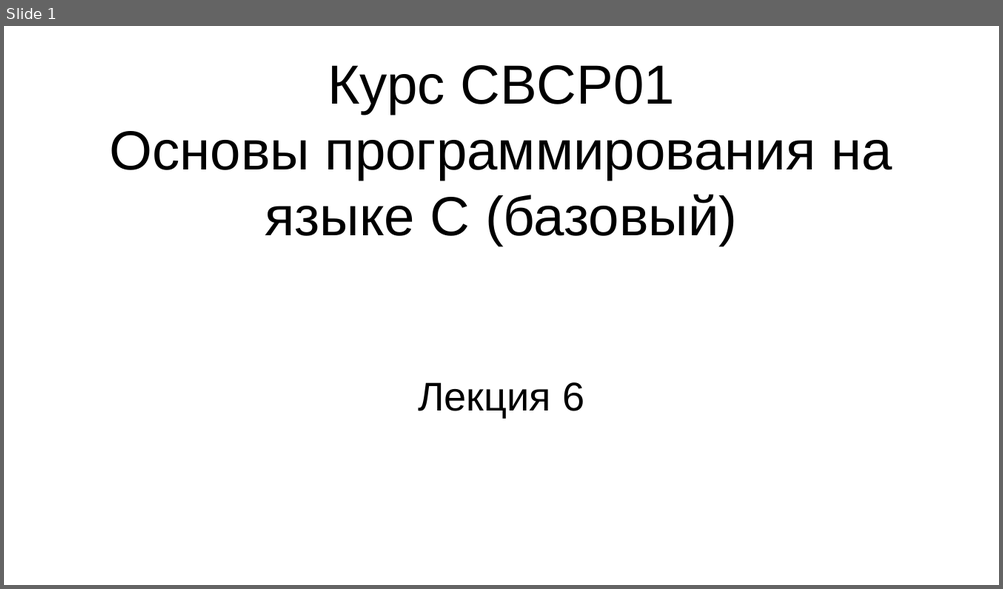
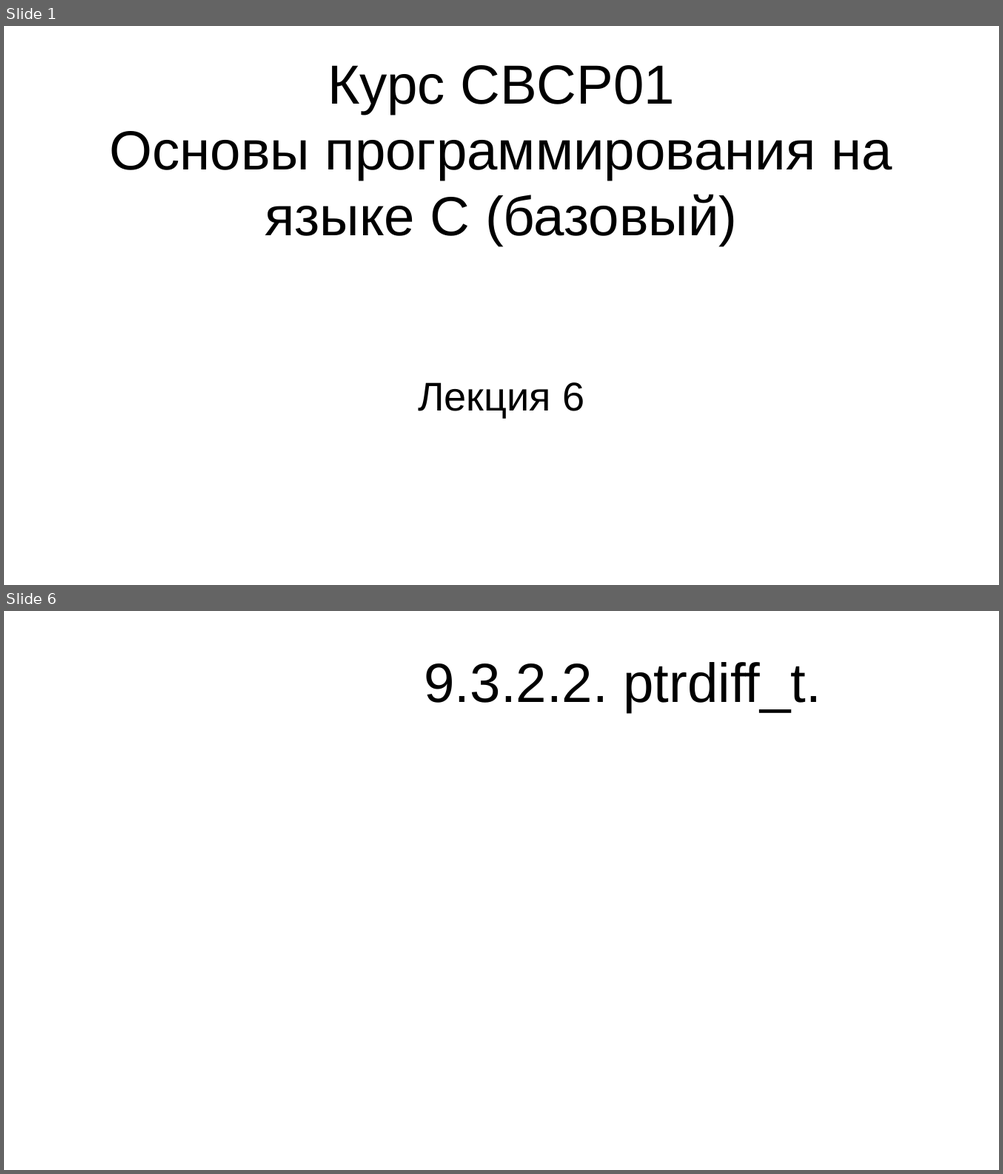
Before and after one commit to steelcraft/stud-lab, a slide deck: Лекции/CBCP01#L6.odp. Shown one above the other, each under a label of ours: slide 1 before the commit, slides 1 and 6 after it; the slides between them are not shown. The pictures are 1003x589 and 1003x1174 pixels, drawn with LibreOffice and Linux fonts; fonts in the diff are those of the drawing. Boxes give left, top, right and bottom in pixels: in the first picture for what was removed or moved away, otherwise in the second. Text is boxed around its words. In the diff, an @@ line names an element or a change of style, - is before the commit and + after.

```diff
--- a/Лекции/CBCP01#L6.odp
+++ b/Лекции/CBCP01#L6.odp
@@ slide 6 added at bbox=[4, 611, 999, 1170], background #FFFFFF @@
@@ title added at bbox=[424, 662, 820, 712], 44 pt, text #000000 @@
+9.3.2.2. ptrdiff_t.
```
Also in this commit, not shown: 12 other slides added.
